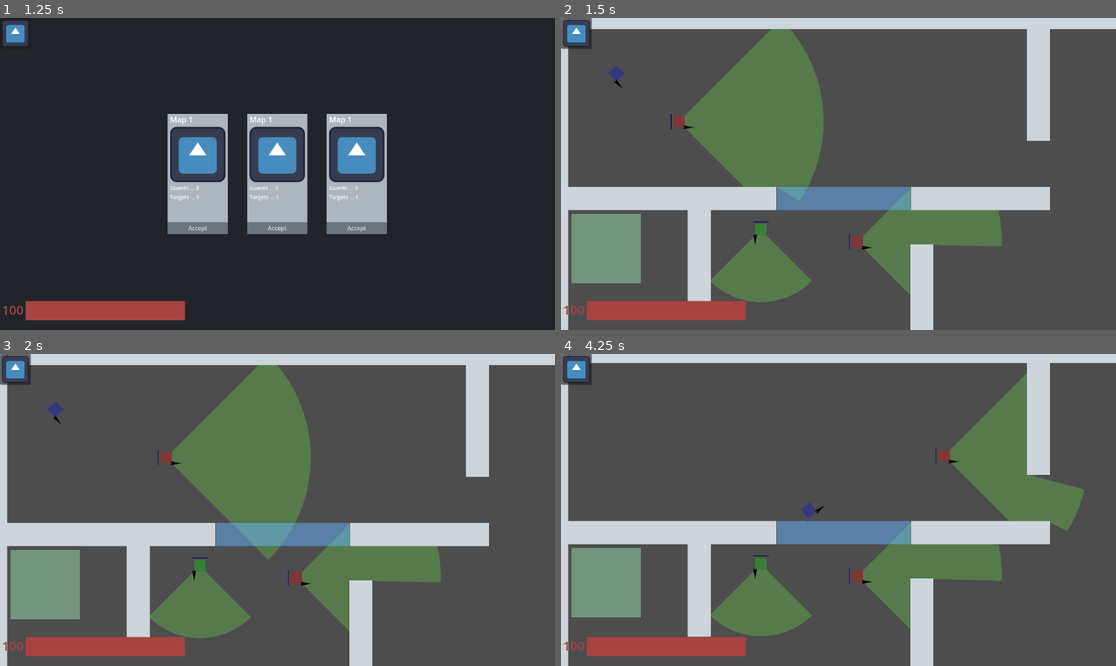
Above: before the commit, frames 1-4 (two rows, left to right).
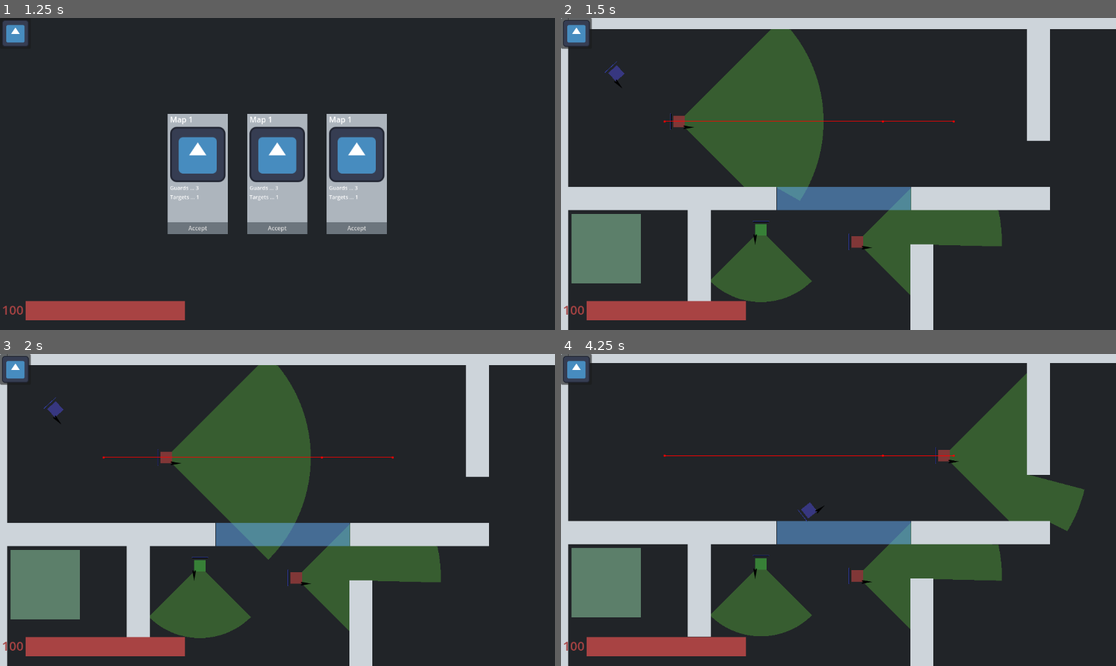
Above: after the commit, the same moments.

Repository: kAntonelli22/stealth
Game: Godot game, scene res://scenes/ui_scenes/title.tscn
Same seed, same stepped clock (60 frames per second), same inputs: the game is played once before the commit and once after it. The engine's default icon, where the game draws it, is replaced by a stand-in: a white triangle on a blue panel in a dark square.
Inputs (mouse positions are in pixels of both pictures, inside the frame that each line leads up to):
- Up to frame 1 (1.25 s): click "Start" at 0.5 s
- Up to frame 2 (1.5 s): click "Accept" at 1.25 s
- Up to frame 3 (2 s): no input
- Up to frame 4 (4.25 s): move the mouse to (960, 494) at 2.02 s; hold D (move_right) 2.03-2.78 s; hold E (interact, bound only after the commit) 2.03-2.78 s; move the mouse to (727, 525) at 2.77 s; hold S (move_down) 2.78-3.53 s; click (727, 525) at 2.85 s; tap E (interact, bound only after the commit) at 3.05, 3.8 s; move the mouse to (894, 441) at 3.52 s; hold D (move_right) from 3.53 s (still down); hold Right mouse button (dash) from 3.53 s (still down)

Frame 1 is identical in both runs. In frame 2, 80% of the frame differs, in the area x 1-100%, y 3-100%; in frame 3, 80%; in frame 4, 80%, in the area x 1-100%, y 2-100%.

Commit message:
added target run state and entrance/exit groups.

Diff:
--- a/project.godot
+++ b/project.godot
@@ -30,6 +30,11 @@
 
 project/assembly_name="Stealth"
 
+[editor]
+
+version_control/plugin_name="GitPlugin"
+version_control/autoload_on_startup=true
+
 [global_group]
 
 Targets="all player targets in the map"
@@ -38,6 +43,8 @@
 Walls="all walls in the map"
 Windows="all windows in the map"
 Persist="objects called by global save game function"
+Entrances="all entrances to the map"
+Exits="all exits in the map"
 
 [input]
 
@@ -80,6 +87,11 @@
 "events": [Object(InputEventKey,"resource_local_to_scene":false,"resource_name":"","device":-1,"window_id":0,"alt_press …(195 unchanged characters)…
 ]
 }
+interact={
+"deadzone": 0.5,
+"events": [Object(InputEventKey,"resource_local_to_scene":false,"resource_name":"","device":-1,"window_id":0,"alt_pressed":false,"shift_pressed":false,"ctrl_pressed":false,"meta_pressed":false,"pressed":false,"keycode":0,"physical_keycode":69,"key_label":0,"unicode":101,"location":0,"echo":false,"script":null)
+]
+}
 
 [rendering]
 
--- a/scenes/enemy.tscn
+++ /dev/null
@@ -1,49 +0,0 @@
-[gd_scene load_steps=7 format=3 uid="uid://b53pyt07mekrd"]
-
-[ext_resource type="Script" path="res://scripts/enemy_scripts/guard.gd" id="1_5mlqk"]
-[ext_resource type="PackedScene" uid="uid://kf8tqdlm8c5t" path="res://addons/vision_cone_2d/vision_cone_2d_template.tscn" id="2_2i4p2"]
-[ext_resource type="Texture2D" uid="uid://p5ratbcbwoaj" path="res://assets/square.png" id="2_uqgh0"]
-
-[sub_resource type="RectangleShape2D" id="RectangleShape2D_76hp6"]
-size = Vector2(32, 32)
-
-[sub_resource type="StyleBoxLine" id="StyleBoxLine_wq8ed"]
-
-[sub_resource type="StyleBoxLine" id="StyleBoxLine_wls33"]
-color = Color(0.517647, 0.254902, 0.0470588, 1)
-
-[node name="Guard" type="CharacterBody2D"]
-collision_mask = 7
-motion_mode = 1
-script = ExtResource("1_5mlqk")
-
-[node name="Sprite" type="Sprite2D" parent="."]
-self_modulate = Color(0.709804, 0.305882, 0.305882, 1)
-texture_filter = 1
-scale = Vector2(2, 2)
-texture = ExtResource("2_uqgh0")
-
-[node name="Collider" type="CollisionShape2D" parent="."]
-shape = SubResource("RectangleShape2D_76hp6")
-
-[node name="VisionCone" parent="." instance=ExtResource("2_2i4p2")]
-rotation = 3.14159
-angle_deg = 90
-max_distance = 300.0
-collision_layer_mask = 3
-
-[node name="DetectionBar" type="ProgressBar" parent="."]
-offset_left = -15.0
-offset_top = 16.0
-offset_right = 15.0
-offset_bottom = 17.0
-theme_override_styles/background = SubResource("StyleBoxLine_wq8ed")
-theme_override_styles/fill = SubResource("StyleBoxLine_wls33")
-show_percentage = false
-
-[node name="DetectionShadow" type="CollisionShape2D" parent="."]
-
-[connection signal="body_entered" from="VisionCone/VisionConeArea" to="." method="_on_vision_cone_entered"]
-[connection signal="body_exited" from="VisionCone/VisionConeArea" to="." method="_on_vision_cone_exited"]
-
-[editable path="VisionCone"]
--- a/scenes/enemy_scenes/enemy.tscn
+++ b/scenes/enemy_scenes/enemy.tscn
@@ -45,6 +45,7 @@
 [node name="DetectionShadow" type="CollisionShape2D" parent="."]
 
 [node name="NavigationAgent2D" type="NavigationAgent2D" parent="."]
+debug_enabled = true
 
 [node name="Weapon" type="Node" parent="."]
 
--- a/scenes/guard.tscn
+++ /dev/null
@@ -1,49 +0,0 @@
-[gd_scene load_steps=7 format=3 uid="uid://biyrnaqiixxkv"]
-
-[ext_resource type="Script" path="res://scripts/enemy_scripts/guard.gd" id="1_550q8"]
-[ext_resource type="Texture2D" uid="uid://p5ratbcbwoaj" path="res://assets/square.png" id="2_phxoh"]
-[ext_resource type="PackedScene" uid="uid://kf8tqdlm8c5t" path="res://addons/vision_cone_2d/vision_cone_2d_template.tscn" id="3_g403j"]
-
-[sub_resource type="RectangleShape2D" id="RectangleShape2D_76hp6"]
-size = Vector2(32, 32)
-
-[sub_resource type="StyleBoxLine" id="StyleBoxLine_wq8ed"]
-
-[sub_resource type="StyleBoxLine" id="StyleBoxLine_wls33"]
-color = Color(0.517647, 0.254902, 0.0470588, 1)
-
-[node name="Guard" type="CharacterBody2D"]
-collision_mask = 7
-motion_mode = 1
-script = ExtResource("1_550q8")
-
-[node name="Sprite" type="Sprite2D" parent="."]
-self_modulate = Color(0.709804, 0.305882, 0.305882, 1)
-texture_filter = 1
-scale = Vector2(2, 2)
-texture = ExtResource("2_phxoh")
-
-[node name="Collider" type="CollisionShape2D" parent="."]
-shape = SubResource("RectangleShape2D_76hp6")
-
-[node name="VisionCone" parent="." instance=ExtResource("3_g403j")]
-rotation = 3.14159
-angle_deg = 90
-max_distance = 300.0
-collision_layer_mask = 3
-
-[node name="DetectionBar" type="ProgressBar" parent="."]
-offset_left = -15.0
-offset_top = 16.0
-offset_right = 15.0
-offset_bottom = 17.0
-theme_override_styles/background = SubResource("StyleBoxLine_wq8ed")
-theme_override_styles/fill = SubResource("StyleBoxLine_wls33")
-show_percentage = false
-
-[node name="DetectionShadow" type="CollisionShape2D" parent="."]
-
-[connection signal="body_entered" from="VisionCone/VisionConeArea" to="." method="_on_vision_cone_entered"]
-[connection signal="body_exited" from="VisionCone/VisionConeArea" to="." method="_on_vision_cone_exited"]
-
-[editable path="VisionCone"]
--- a/scenes/target.tscn
+++ /dev/null
@@ -1,44 +0,0 @@
-[gd_scene load_steps=7 format=3 uid="uid://rwhtvyk7l1mj"]
-
-[ext_resource type="Script" path="res://scripts/enemy_scripts/target.gd" id="1_e8p6b"]
-[ext_resource type="Texture2D" uid="uid://p5ratbcbwoaj" path="res://assets/square.png" id="2_ivsnh"]
-[ext_resource type="PackedScene" uid="uid://kf8tqdlm8c5t" path="res://addons/vision_cone_2d/vision_cone_2d_template.tscn" id="3_w402g"]
-
-[sub_resource type="RectangleShape2D" id="RectangleShape2D_nrene"]
-size = Vector2(16, 16)
-
-[sub_resource type="StyleBoxLine" id="StyleBoxLine_tkd0r"]
-
-[sub_resource type="StyleBoxLine" id="StyleBoxLine_460vc"]
-color = Color(0.517647, 0.254902, 0.0470588, 1)
-
-[node name="Target" type="CharacterBody2D"]
-texture_filter = 1
-script = ExtResource("1_e8p6b")
-
-[node name="Sprite" type="Sprite2D" parent="."]
-self_modulate = Color(0.21, 1, 0.618167, 1)
-scale = Vector2(2, 2)
-texture = ExtResource("2_ivsnh")
-
-[node name="Collider" type="CollisionShape2D" parent="."]
-shape = SubResource("RectangleShape2D_nrene")
-
-[node name="VisionCone" parent="." instance=ExtResource("3_w402g")]
-rotation = 3.14159
-angle_deg = 45
-max_distance = 200.0
-collision_layer_mask = 3
-
-[node name="DetectionBar" type="ProgressBar" parent="."]
-offset_left = -15.0
-offset_top = 16.0
-offset_right = 15.0
-offset_bottom = 17.0
-theme_override_styles/background = SubResource("StyleBoxLine_tkd0r")
-theme_override_styles/fill = SubResource("StyleBoxLine_460vc")
-show_percentage = false
-
-[node name="DetectionShadow" type="CollisionShape2D" parent="."]
-
-[editable path="VisionCone"]
--- a/scenes/test_map.tscn
+++ b/scenes/test_map.tscn
@@ -8,9 +8,10 @@
 [ext_resource type="PackedScene" uid="uid://cux6n4jev1w72" path="res://scenes/camera.tscn" id="7_u43m7"]
 
 [sub_resource type="NavigationPolygon" id="NavigationPolygon_11ov2"]
-vertices = PackedVector2Array(1010, 250, 1010, 18, 1134, 18, 1134, 630, 768, 630, 768, 445, 1010, 394, 10, 630, 10, 394, 238, 394, 238, 586, 700, 630, 306, 586, 700, 445, 306, 394, 1010, 326, 10, 326, 10, 18, 942, 250, 942, 18)
+vertices = PackedVector2Array(1030, 270, 1030, 38, 1114, 38, 1114, 610, 788, 610, 788, 425, 1030, 414, 30, 610, 30, 414, 218, 414, 218, 606, 680, 610, 326, 606, 680, 425, 326, 414, 1030, 306, 30, 306, 30, 38, 922, 270, 922, 38)
 polygons = Array[PackedInt32Array]([PackedInt32Array(0, 1, 2, 3), PackedInt32Array(3, 4, 5, 6), PackedInt32Array(7, 8,  …(256 unchanged characters)…
 outlines = Array[PackedVector2Array]([PackedVector2Array(1144, 8, 1144, 640, 758, 640, 758, 455, 710, 455, 710, 640, 0, 640, 0, 384, 248, 384, 248, 576, 296, 576, 296, 384, 1000, 384, 1000, 336, 0, 336, 0, 8, 952, 8, 952, 240, 1000, 240, 1000, 8)])
+agent_radius = 30.0
 
 [node name="TestMap" type="Node2D"]
 script = ExtResource("1_kb20g")
@@ -19,7 +20,6 @@
 navigation_polygon = SubResource("NavigationPolygon_11ov2")
 
 [node name="Background" type="Polygon2D" parent="."]
-visible = false
 color = Color(0.129412, 0.145098, 0.160784, 1)
 polygon = PackedVector2Array(0, 0, 1152, 0, 1152, 648, 0, 648)
 
--- a/scripts/enemy_scripts/enemy.gd
+++ b/scripts/enemy_scripts/enemy.gd
@@ -36,7 +36,11 @@
 
 # ---- # Process
 func _process(_delta: float) -> void:
+   print("detection: ", alertness, detection_bar.value)
+   if alertness > 25 and detection_bar.value <= 25: vision_cone.angle_deg += vision_cone.angle_deg + 30
+   elif alertness <= 25 and detection_bar.value > 25: vision_cone.angle_deg -= vision_cone.angle_deg - 30
    detection_bar.value = alertness
+
    if health <= 0:
       print("enemy: enemy ", self.name, " has died")
       vision_cone.visible = false
--- a/scripts/enemy_scripts/guard.gd
+++ b/scripts/enemy_scripts/guard.gd
@@ -21,20 +21,3 @@
    if alertness == max_alert and state != states.chase:
       set_state(states.chase)
    super(delta)
-
-# ---- #  Physics Process
-#func _physics_process(delta: float) -> void:
-   #for object in spotted_objects:
-      #if object.type == "Player":      # engage the player
-         #player = object
-         #if threat_detected: nav_agent.target_position = object.position
-         #if status != "engaging": status == "engaging"
-      #elif object.type == "Guard":
-         #if object.state == state.chase: state
-         #elif object.status == "engaging":
-            #status = "engaging"
-            #nav_agent.target_position = object.nav_agent.target_position
-         #elif object.status == "dead": status = "alert"
-   # ---- # end of for loop # ------------------------------------------------ #
-   #if player and spotted_objects.find(player) == -1: player = null
-   #super(delta)
--- a/scripts/enemy_scripts/target.gd
+++ b/scripts/enemy_scripts/target.gd
@@ -1,25 +1,39 @@
 extends Enemy
+class_name Target
 
 # ---- # Ready
 func _ready() -> void:
    super()
+   add_state("run")
+   call_deferred("set_state", states.idle)
 
-# ---- # Physics Process
-func _physics_process(delta: float) -> void:
+# ---- # State Logic
+func _state_logic(delta):
    #for object in spotted_objects:
-      #if object.type == "Player":      # engage the player
-         #player = object
-         #if threat_detected: nav_agent.target_position = object.position
-         #if status != "engaging": status == "engaging"
-      #elif object.type == "Guard":
-         #if object.status == "alert": status = "alert"
-         #elif object.status == "engaging":
-            #status = "engaging"
-            #nav_agent.target_position = object.nav_agent.target_position
-         #elif object.status == "dead": status = "alert"
-   # ---- # end of for loop # ------------------------------------------------ #
-   if player and spotted_objects.find(player) == -1: player = null
+      #if object is Player: player = object
+      #elif object is Guard:
+         #if object.state == state.chase:
+            #set_state("chase")
+            #player = object.player
+
+   if player != null and state == states.run:
+      #nav_agent.target_position = player.position
+      nav_agent.target_position = get_exit() # get nearest exit and run to it. this is bad
+   if alertness == max_alert and state != states.run:
+      set_state(states.run)
    super(delta)
+
+# ---- # Get Exit
+func get_exit() -> Vector2:
+   var current_exit: Node2D
+   for exit in Global.exits:
+      if current_exit == null:
+         current_exit = exit
+         continue
+      if position.distance_to(exit.position) < position.distance_to(current_exit.position):
+         current_exit = exit
+   if current_exit != null: return current_exit.position
+   else: return Vector2(0, 0)
 
 # ---- # Exit
 func exit():
--- a/scripts/exit.gd
+++ b/scripts/exit.gd
@@ -12,15 +12,21 @@
 
 # ---- # variables
 var exiting_object : Node2D
+var waiting_for_input : bool = false
 
 # ---- # Ready
 func _ready() -> void:
-   pass # Replace with function body.
+   add_to_group("Exits")
+
+# ---- # Process
+func _input(event):
+   if !waiting_for_input: return
+   if event.is_action_pressed("interact"): exiting_object.exit()
 
 # ---- # Exit Area Entered
 func _on_exit_area_entered(body: Node2D) -> void:
    print("exit: body ", body, " entered")
-   if body.type == "Player" or body.type == "Target":
+   if body is Player or body is Target:
       exit_timer.start()
       exiting_object = body
       objects_in_area.append(body)
@@ -35,4 +41,5 @@
 # ---- # Exit Timer Timeout
 func _on_exit_timer_timeout() -> void:
    print("exit: body ", exiting_object, " left game")
-   exiting_object.exit()
+   if exiting_object is Target: exiting_object.exit()
+   if exiting_object is Player: waiting_for_input = true
--- a/scripts/globals/global.gd
+++ b/scripts/globals/global.gd
@@ -55,6 +55,8 @@
 var characterbodies : Array
 var walls : Array
 var windows : Array
+var entrances : Array
+var exits : Array
 var persist : Array  # contains all currently loaded nodes that must be saved
 
 func _ready() -> void:
@@ -121,6 +123,8 @@
    characterbodies = get_tree().get_nodes_in_group("CharacterBodies")
    walls = get_tree().get_nodes_in_group("Walls")
    windows = get_tree().get_nodes_in_group("Windows")
+   entrances = get_tree().get_nodes_in_group("Entrances")
+   exits = get_tree().get_nodes_in_group("Exits")
 
 # ---- # Game Over
 # ends the game and determines the players score before scene transition
@@ -130,13 +134,13 @@
       return
 
    var guards_killed = guards.size()
-   for guard in guards:
-      if guard.status != "dead":
-         guards_killed -= 1
+   #for guard in guards:
+      #if guard.status != "dead":
+         #guards_killed -= 1
    var targets_killed = targets.size()
-   for target in targets:
-      if target.status != "dead":
-         targets_killed -= 1
+   #for target in targets:
+      #if target.status != "dead":
+         #targets_killed -= 1
    var score = (guards_killed * 0.5) + (targets_killed * 1.5)
 
    if player_died or targets_killed < targets.size(): print("Global: player has lost\nfinal score: ", score)
--- a/scripts/test_map.gd
+++ b/scripts/test_map.gd
@@ -22,22 +22,25 @@
 # - ai gets stuck on corners
 # - ai can backstab and damage eachother
 # - change hard coded string paths to resource uids
+# - ai do not come down from spotting the player and get should have a chase target instead
 
 # ---- # Issue List # -------------------------------------------------------- #
 
 # ---- # Todo List # --------------------------------------------------------- #
+# - enemy backpedal state. move away once past weapon effective range
 # - guard death
-# - implement ai and player state machines
 # - detection overhaul (dashing and distance factored in, noise areas, detection shadow)
 # - create light and dark mode themes
 # - add game over, lives, debuffs for losing
 # - entry points, deployment, exit points, reinforcements
+# - action key circular loading symbol for exits
 # - player movement overhaul (actual dash)
 # - weapon overhaul (ranged parent class, default weapons, equip code, drop code, sprites)
 # - combat overhaul (body parts, damage debuffs)
 
 # ---- # Todo List # --------------------------------------------------------- #
 # ---- # Game Info # --------------------------------------------------------- #
+# - player size 16x16
 # - Grayscale light - dark
 # - (#F8F9FA, #E9ECEF, #DEE2E6, #CED4DA, #ADB5BD, #6C757D, #495057, #343A40, #212529)
 # - Blues light - dark
Not shown: 1 places in scenes/melee.tscn that only renumber resources
